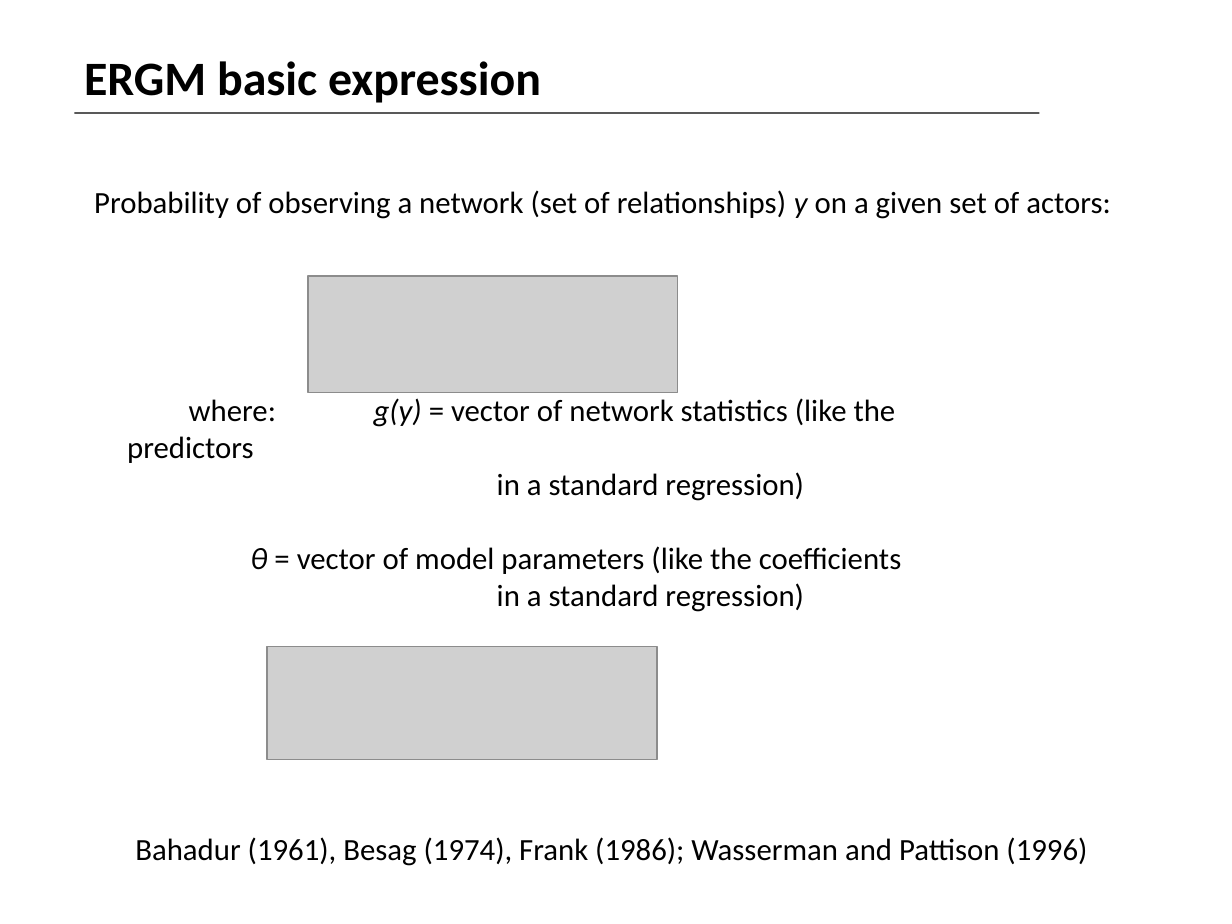
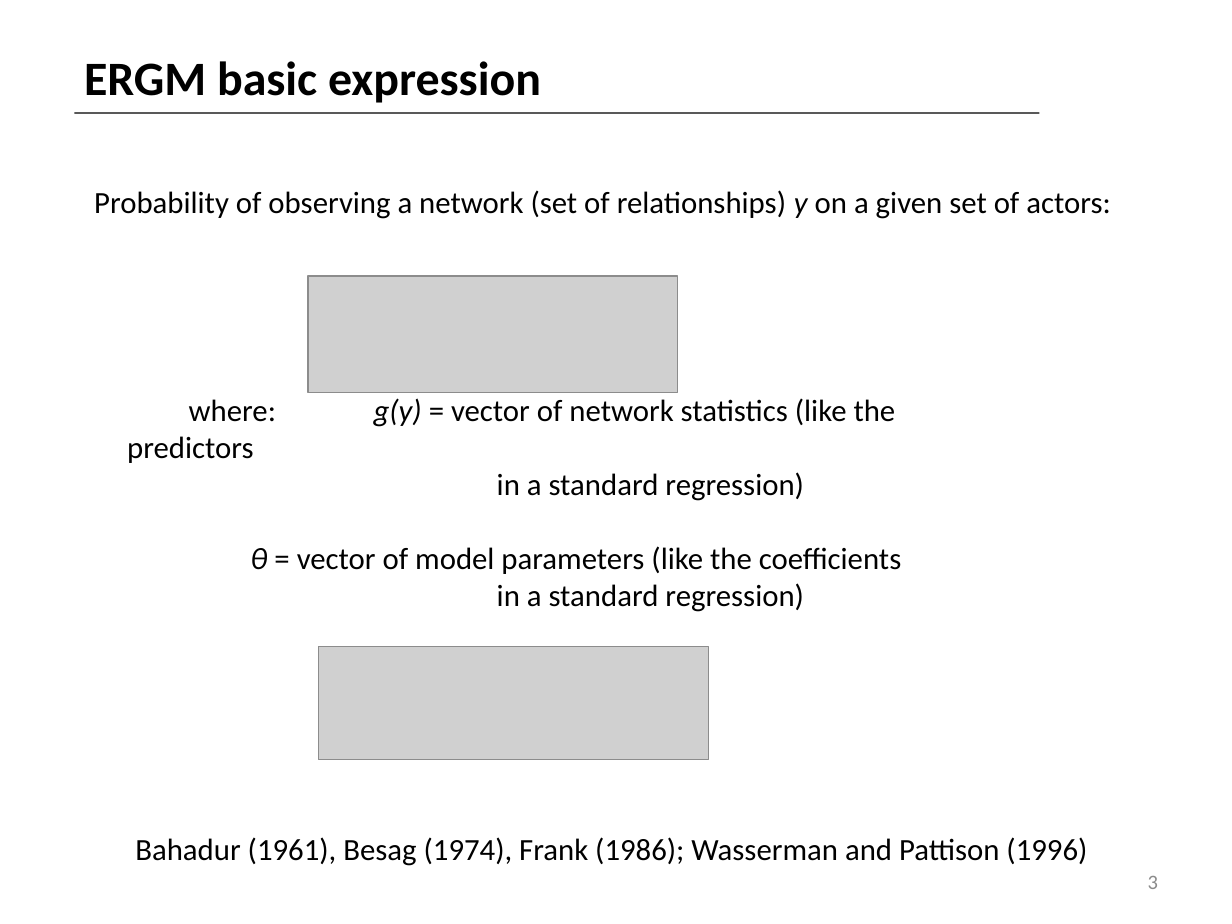
Before and after one commit to statnet/Workshops----OBSOLETE, a slide deck: slide 3 of ergm.userterms/EUT tutorial slides.pptx (slide 2 before the commit). Drawn at 1232x924 pixels with LibreOffice and Linux fonts; fonts in the diff are those of the drawing; grey boxes stand for pictures. Boxes give left, top, right and bottom in pixels: in the first picture for what was removed or moved away, otherwise in the second. Text is boxed around its words. In the diff, an @@ line names an element or a change of style, - is before the commit and + after.

```diff
--- a/ergm.userterms/EUT tutorial slides.pptx
+++ b/ergm.userterms/EUT tutorial slides.pptx
@@ picture: place and size @@
-picture at box(267, 647, 658, 760)
+picture at box(318, 647, 708, 760)
@@ page number added at box(1148, 876, 1158, 889), 12 pt, text #8C8C8C @@
+3
```
Also in this commit, not shown: 48 other slides changed, 4 slides added, 1 slide removed.
